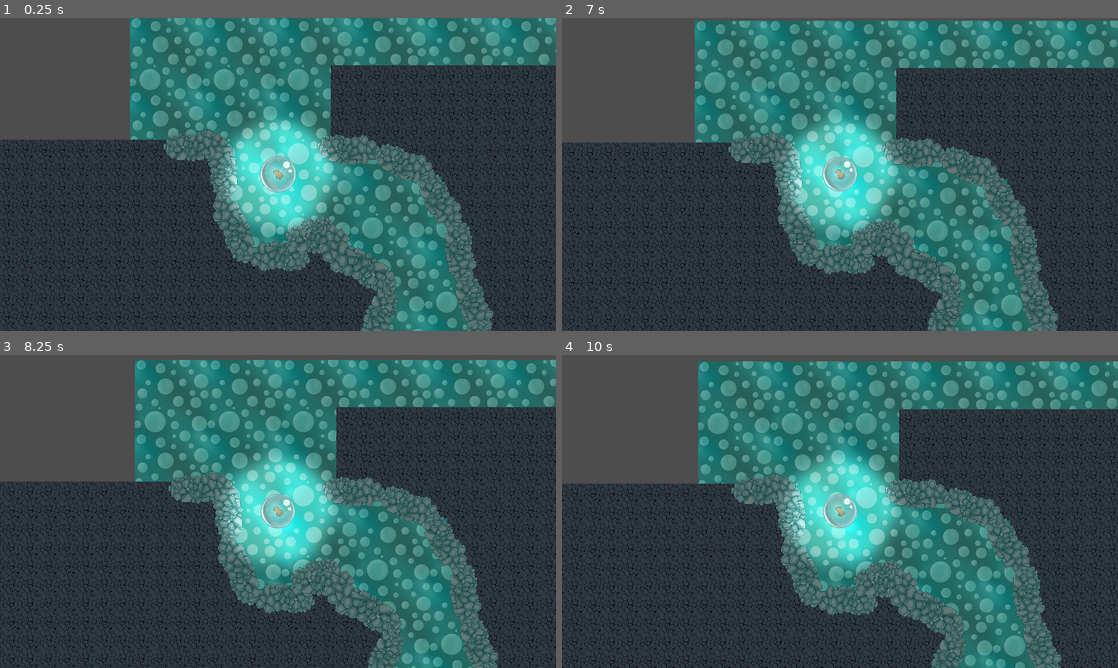
Above: before the commit, frames 1-4 (two rows, left to right).
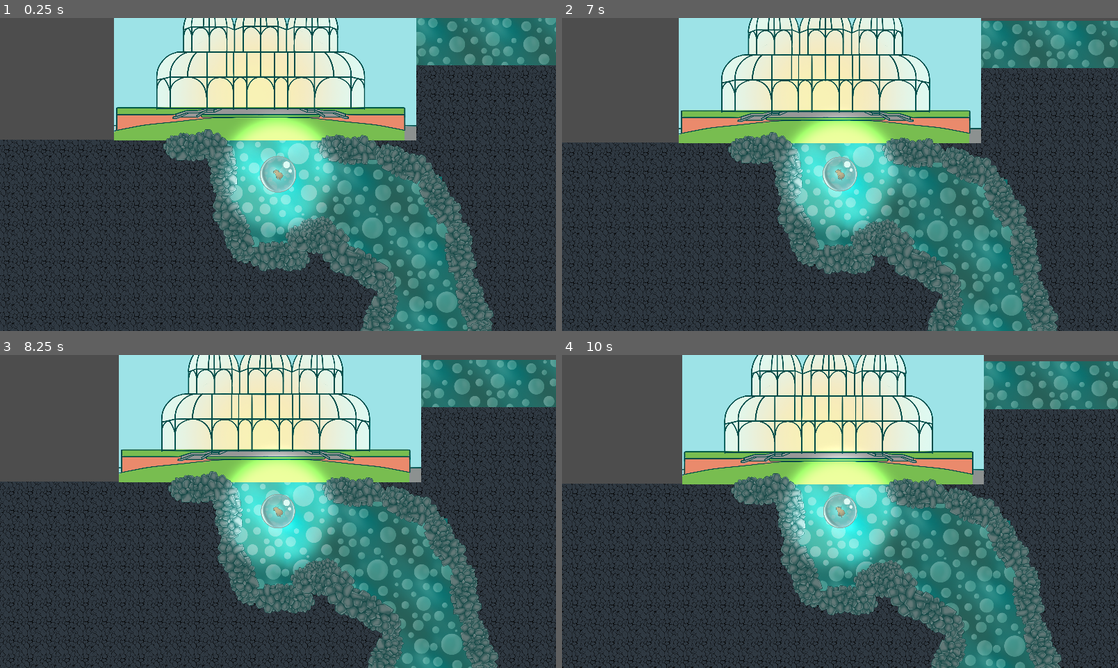
Above: after the commit, the same moments.

Repository: egonaraujo/random-splash
Game: Godot game, scene res://scenes/Layout/GameLayout2.tscn
Same seed, same stepped clock (60 frames per second), same inputs: the game is played once before the commit and once after it. This scene is started directly instead of the project's main scene.
Inputs (mouse positions are in pixels of both pictures, inside the frame that each line leads up to):
- Up to frame 1 (0.25 s): no input
- Up to frame 2 (7 s): move the mouse to (962, 158) at 0.52 s; click (962, 158) at 0.67 s; tap Enter at 1.25, 2.75 s; move the mouse to (728, 190) at 1.27 s; click (728, 190) at 1.42 s; tap Space at 2, 3.5 s; move the mouse to (895, 105) at 2.02 s; click (895, 105) at 2.17 s; move the mouse to (812, 237) at 2.77 s; click (812, 237) at 2.92 s; move the mouse to (1006, 221) at 3.52 s; click (1006, 221) at 3.67 s; move the mouse to (673, 127) at 4.27 s; click (673, 127) at 4.42 s; move the mouse to (867, 174) at 5.02 s; click (867, 174) at 5.17 s; move the mouse to (756, 96) at 5.77 s; click (756, 96) at 5.92 s; move the mouse to (962, 158) at 6.52 s; click (962, 158) at 6.67 s
- Up to frame 3 (8.25 s): move the mouse to (166, 527) at 7.27 s; click (166, 527) at 7.42 s; move the mouse to (333, 442) at 8.02 s; click (333, 442) at 8.17 s
- Up to frame 4 (10 s): move the mouse to (812, 574) at 8.77 s; click (812, 574) at 8.92 s; move the mouse to (1006, 558) at 9.52 s; click (1006, 558) at 9.67 s

The runs differ from the first frame. In frame 1, 21% of the frame differs, in the area x 20-75%, y 0-40%; in frame 2, 21%; in frame 3, 22%; in frame 4, 22%, in the area x 21-76%, y 0-42%.

Commit message:
MouseVFX and import images

Diff:
--- a/scenes/Layout/GameLayout2.tscn
+++ b/scenes/Layout/GameLayout2.tscn
@@ -11,7 +11,11 @@
 [ext_resource type="PackedScene" uid="uid://cer3yu4keeg41" path="res://scenes/Layout/Spikes/Spikes2.tscn" id="6_kg5qo"]
 [ext_resource type="PackedScene" uid="uid://dfbmarxc6sqo6" path="res://scenes/Layout/Background/water/BubblesBackground.tscn" id="11_mmyrs"]
 [ext_resource type="PackedScene" uid="uid://cad87wc0d57y6" path="res://scenes/MainGame/PushFieldVFX/PushFieldVFXUp.tscn" id="12_p76xq"]
+[ext_resource type="Texture2D" uid="uid://cwud0yiekh2f7" path="res://scenes/Layout/Pontos/1-Jardim Botânico.png" id="13_aoy52"]
+[ext_resource type="Texture2D" uid="uid://b6i7apocej1to" path="res://scenes/Layout/Pontos/2-Rua24h.png" id="14_2coyd"]
 [ext_resource type="Texture2D" uid="uid://uwuybmobp5qx" path="res://scenes/Layout/Background/tiny tilemaking.png" id="14_hpn4x"]
+[ext_resource type="Texture2D" uid="uid://q2tl34qm27yu" path="res://scenes/Layout/Pontos/3-Gibiteca.png" id="15_niwpl"]
+[ext_resource type="Texture2D" uid="uid://b0s3uw2p4jvc1" path="res://scenes/Layout/Pontos/5-Parque Barigui.png" id="16_avjap"]
 
 [sub_resource type="TileSetAtlasSource" id="TileSetAtlasSource_a52m6"]
 texture = ExtResource("14_hpn4x")
@@ -2205,3 +2209,23 @@
 [node name="Player" parent="." instance=ExtResource("2_ifi61")]
 position = Vector2(7441, 1137)
 rotation = -0.0209571
+
+[node name="1-jardimBotânico" type="Sprite2D" parent="."]
+position = Vector2(7352, 356)
+scale = Vector2(1.03982, 1.03982)
+texture = ExtResource("13_aoy52")
+
+[node name="2-rua24h" type="Sprite2D" parent="."]
+position = Vector2(23944, -205)
+scale = Vector2(1.47848, 1.47848)
+texture = ExtResource("14_2coyd")
+
+[node name="3-gibiteca" type="Sprite2D" parent="."]
+position = Vector2(14291, -126)
+scale = Vector2(1.22656, 1.22656)
+texture = ExtResource("15_niwpl")
+
+[node name="5-parqueBarigui" type="Sprite2D" parent="."]
+position = Vector2(35374, -252)
+scale = Vector2(1.98902, 1.98902)
+texture = ExtResource("16_avjap")
--- /dev/null
+++ b/scenes/MainGame/Mouse/MouseVFX.tscn
@@ -0,0 +1,37 @@
+[gd_scene load_steps=8 format=3 uid="uid://b4clv1n7a4biw"]
+
+[ext_resource type="Texture2D" uid="uid://dsurtljy6glsf" path="res://scenes/MainGame/Mouse/MouseTexture.png" id="1_ljpgo"]
+
+[sub_resource type="CanvasItemMaterial" id="CanvasItemMaterial_5f8ih"]
+blend_mode = 1
+
+[sub_resource type="Gradient" id="Gradient_0qktp"]
+offsets = PackedFloat32Array(0, 0.516393, 1)
+colors = PackedColorArray(0.87451, 0.87451, 0.87451, 0, 1, 1, 1, 1, 1, 1, 1, 0)
+
+[sub_resource type="GradientTexture1D" id="GradientTexture1D_wgmii"]
+gradient = SubResource("Gradient_0qktp")
+
+[sub_resource type="Curve" id="Curve_n7m4u"]
+_data = [Vector2(0, 0), 0.0, 1.4, 0, 0, Vector2(1, 1), 0.0, 0.0, 0, 0]
+point_count = 2
+
+[sub_resource type="CurveTexture" id="CurveTexture_l7j6l"]
+curve = SubResource("Curve_n7m4u")
+
+[sub_resource type="ParticleProcessMaterial" id="ParticleProcessMaterial_emhx7"]
+particle_flag_disable_z = true
+gravity = Vector3(0, 0, 0)
+scale_min = 0.3
+scale_max = 0.3
+scale_curve = SubResource("CurveTexture_l7j6l")
+color_ramp = SubResource("GradientTexture1D_wgmii")
+
+[node name="MouseVfx" type="Node2D"]
+
+[node name="GPUParticles2D" type="GPUParticles2D" parent="."]
+material = SubResource("CanvasItemMaterial_5f8ih")
+amount = 3
+process_material = SubResource("ParticleProcessMaterial_emhx7")
+texture = ExtResource("1_ljpgo")
+lifetime = 3.0
Not shown: 1 places in scenes/Layout/GameLayout2.tscn that only renumber resources
Binary file added: scenes/Layout/Pontos/1-Jardim Botânico.png
Not shown, added: scenes/Layout/Pontos/1-Jardim Botânico.png.import
Binary file added: scenes/Layout/Pontos/2-Rua24h.png
Not shown, added: scenes/Layout/Pontos/2-Rua24h.png.import
Binary file added: scenes/Layout/Pontos/3-Gibiteca.png
Not shown, added: scenes/Layout/Pontos/3-Gibiteca.png.import
Binary file added: scenes/Layout/Pontos/4-Torre.png
Not shown, added: scenes/Layout/Pontos/4-Torre.png.import
Binary file added: scenes/Layout/Pontos/5-Parque Barigui.png
Not shown, added: scenes/Layout/Pontos/5-Parque Barigui.png.import
Binary file added: scenes/MainGame/Mouse/MouseTexture.png
(and 1 more such lines)
